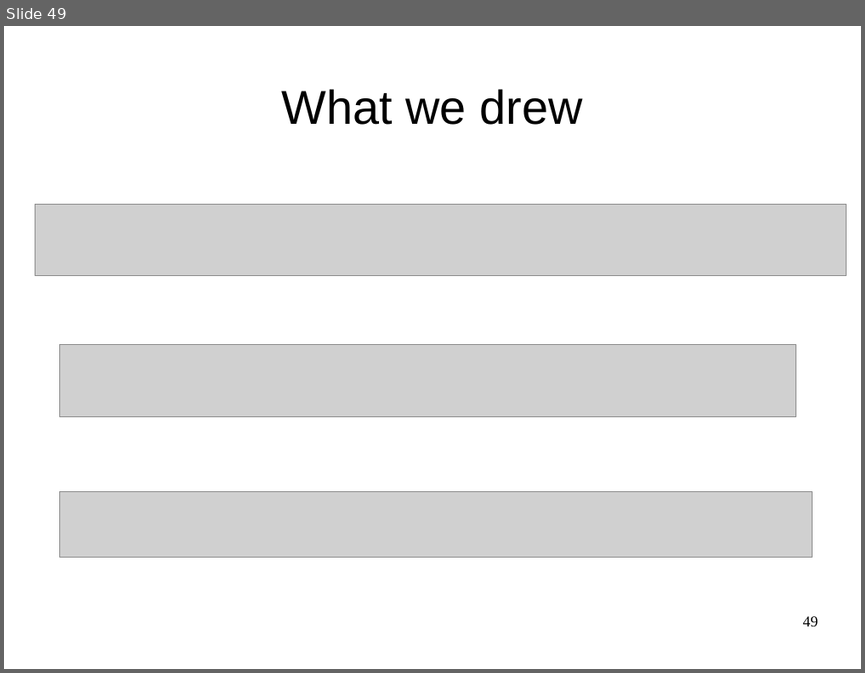
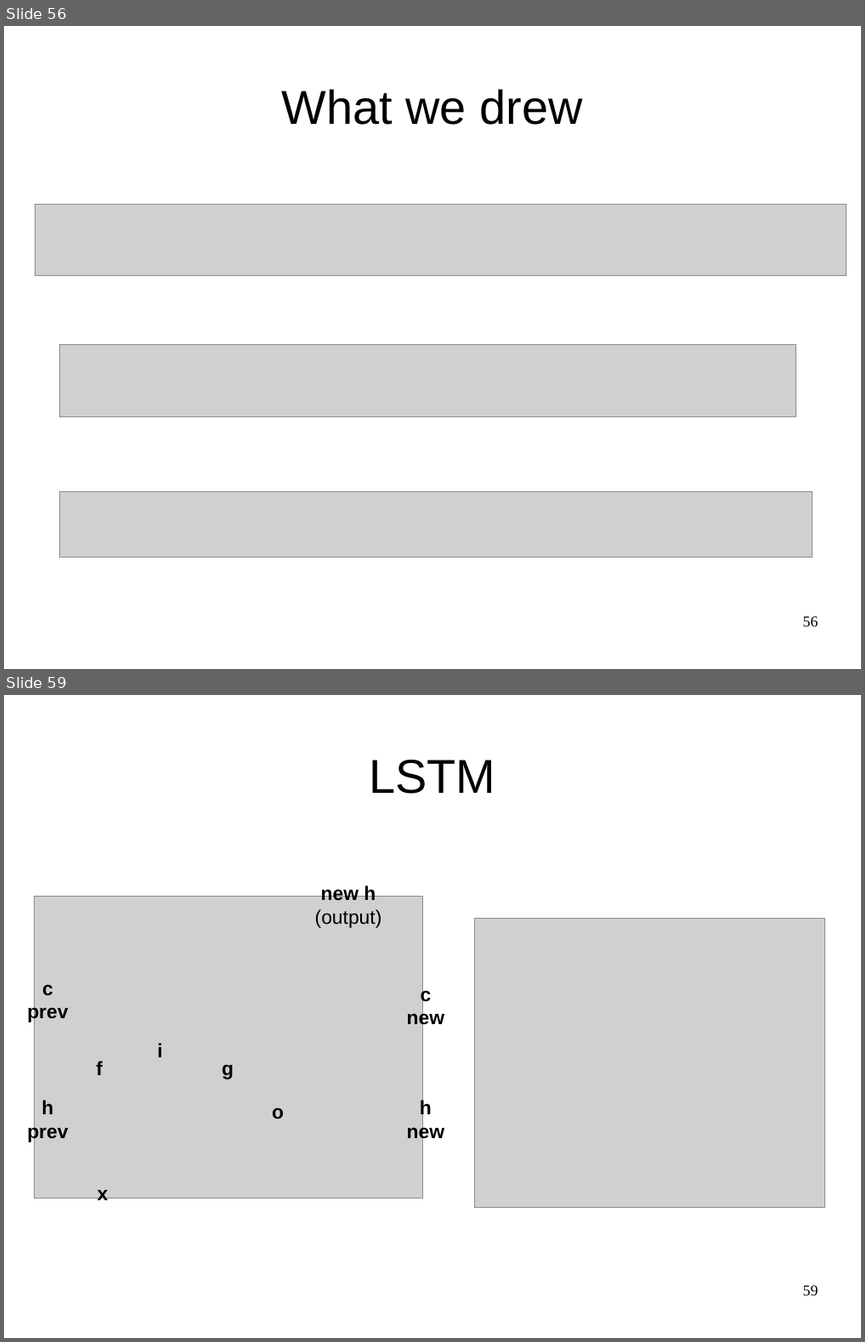
Before and after one commit to yandexdataschool/Practical_DL, a slide deck: week4/lecture4.odp. Shown one above the other, each under a label of ours: slide 49 before the commit, slides 56 and 59 after it; the slides between them are not shown. The pictures are 865x673 and 865x1342 pixels, drawn with LibreOffice and Linux fonts; fonts in the diff are those of the drawing; grey boxes stand for pictures. Boxes give left, top, right and bottom in pixels: in the first picture for what was removed or moved away, otherwise in the second. Text is boxed around its words. In the diff, an @@ line names an element or a change of style, - is before the commit and + after.

Commit message:
update first 4 lectures (typos, better images, formulae consistency)

```diff
--- a/week4/lecture4.odp
+++ b/week4/lecture4.odp
@@ slide 59 added at bbox=[4, 695, 861, 1338], background #FFFFFF @@
@@ title added at bbox=[369, 760, 495, 794], 44 pt, text #000000 @@
+LSTM
@@ picture added at bbox=[34, 896, 422, 1198] @@
@@ text added at bbox=[315, 885, 382, 928], 18 pt, text #000000 @@
+new h
+(output)
@@ picture added at bbox=[475, 919, 825, 1208] @@
@@ text added at bbox=[27, 984, 68, 1023], 18 pt, text #000000, bold @@
+c
+prev
@@ text added at bbox=[407, 986, 444, 1029], 18 pt, text #000000, bold @@
+c
+new
@@ text added at bbox=[157, 1043, 162, 1057], 18 pt, text #000000, bold @@
+i
@@ text added at bbox=[96, 1061, 103, 1075], 18 pt, text #000000, bold @@
+f
@@ text added at bbox=[222, 1064, 234, 1079], 18 pt, text #000000, bold @@
+g
@@ text added at bbox=[27, 1100, 68, 1142], 18 pt, text #000000, bold @@
+h
+prev
@@ text added at bbox=[407, 1099, 444, 1143], 18 pt, text #000000, bold @@
+h
+new
@@ text added at bbox=[272, 1107, 284, 1118], 18 pt, text #000000, bold @@
+o
@@ text added at bbox=[98, 1190, 109, 1205], 18 pt, text #000000, bold @@
+x
@@ page number added at bbox=[803, 1285, 818, 1295], 14 pt, text #000000 @@
+59
@@ what was slide 49 is now slide 56 @@
@@ page number at bbox=[803, 616, 818, 626]: text changed @@
-49
+56
```
Also in this commit, not shown: 3 slides changed, 12 other slides added, 5 slides removed, 10 other files.
